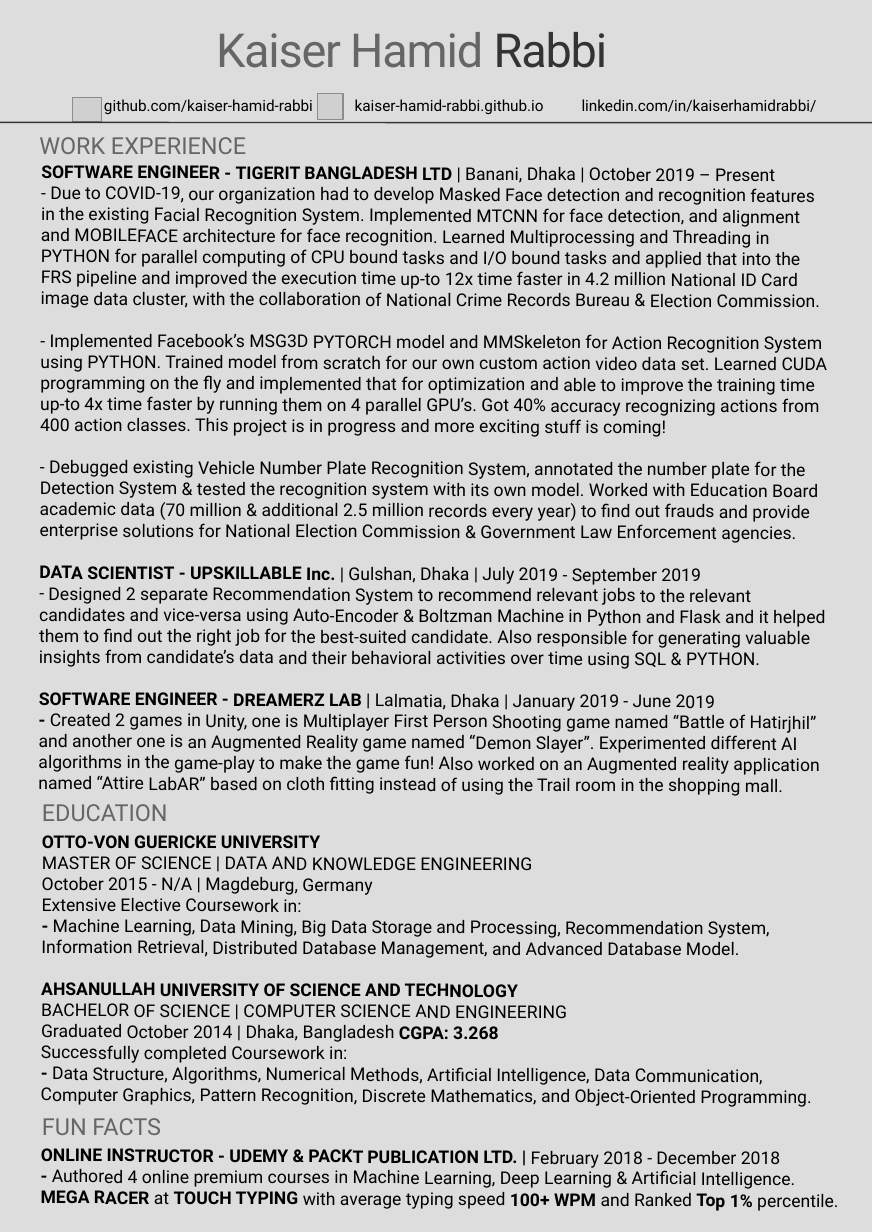
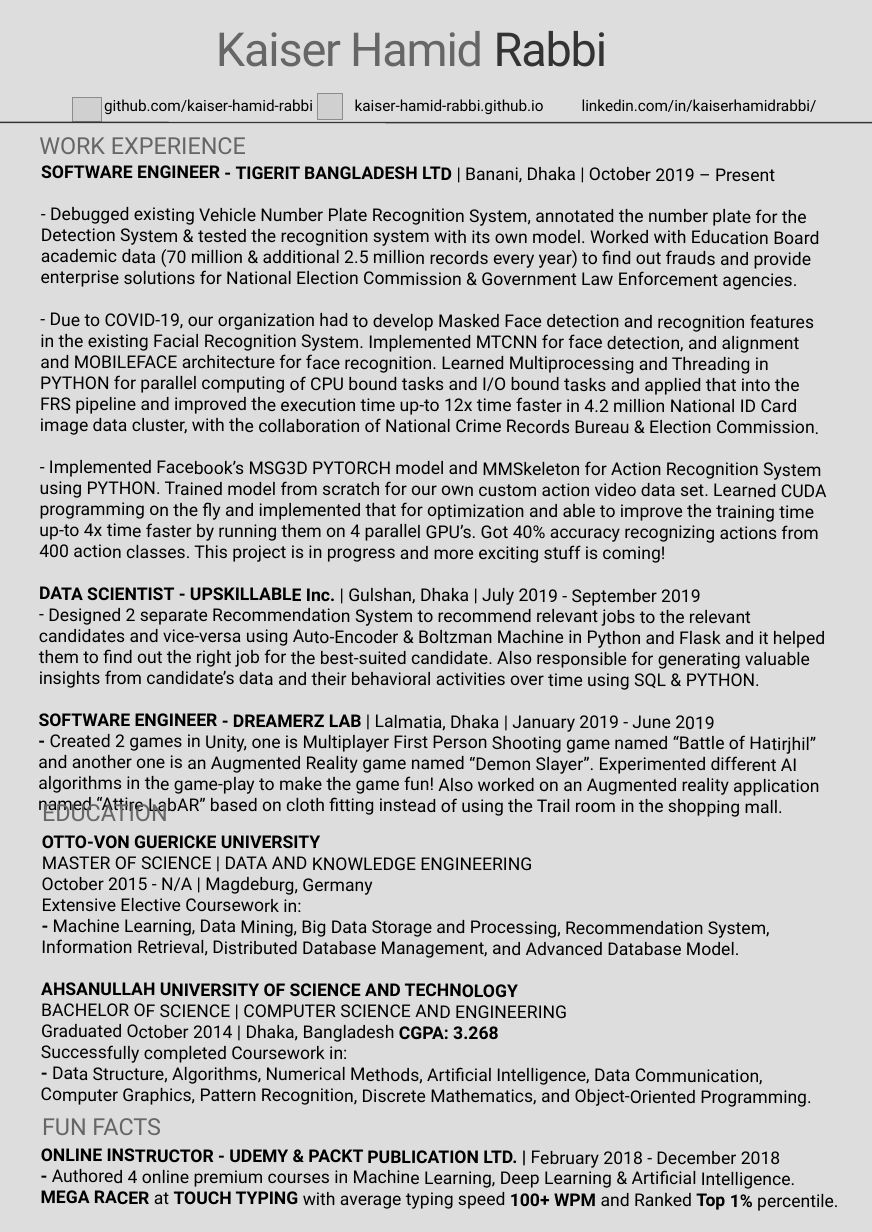
Before and after one commit to kaiser-hamid-rabbi/computer-science-fundamentals, a slide deck: slide 1 of 4-miscellaneous/0-previous/0.resources/2.resume/1.files/resume_kaiser.pptx. Drawn at 872x1232 pixels with LibreOffice and Linux fonts; fonts in the diff are those of the drawing; grey boxes stand for pictures; background and template pictures are left out. Boxes give left, top, right and bottom in pixels: in the first picture for what was removed or moved away, otherwise in the second. Text is boxed around its words. In the diff, an @@ line names an element or a change of style, - is before the commit and + after.

```diff
--- a/4-miscellaneous/0-previous/0.resources/2.resume/1.files/resume_kaiser.pptx
+++ b/4-miscellaneous/0-previous/0.resources/2.resume/1.files/resume_kaiser.pptx
@@ text at (41, 207, 819, 290): paragraph added @@
+- Debugged existing Vehicle Number Plate Recognition System, annotated the number plate for the Detection System & tested the recognition system with its own model. Worked with Education Board academic data (70 million & additional 2.5 million records every year) to find out frauds and provide enterprise solutions for National Election Commission & Government Law Enforcement agencies.
@@ text at (40, 460, 818, 543): paragraph removed @@
-- Debugged existing Vehicle Number Plate Recognition System, annotated the number plate for the Detection System & tested the recognition system with its own model. Worked with Education Board academic data (70 million & additional 2.5 million records every year) to find out frauds and provide enterprise solutions for National Election Commission & Government Law Enforcement agencies.
```
Also in this commit, not shown: 1 other file.
